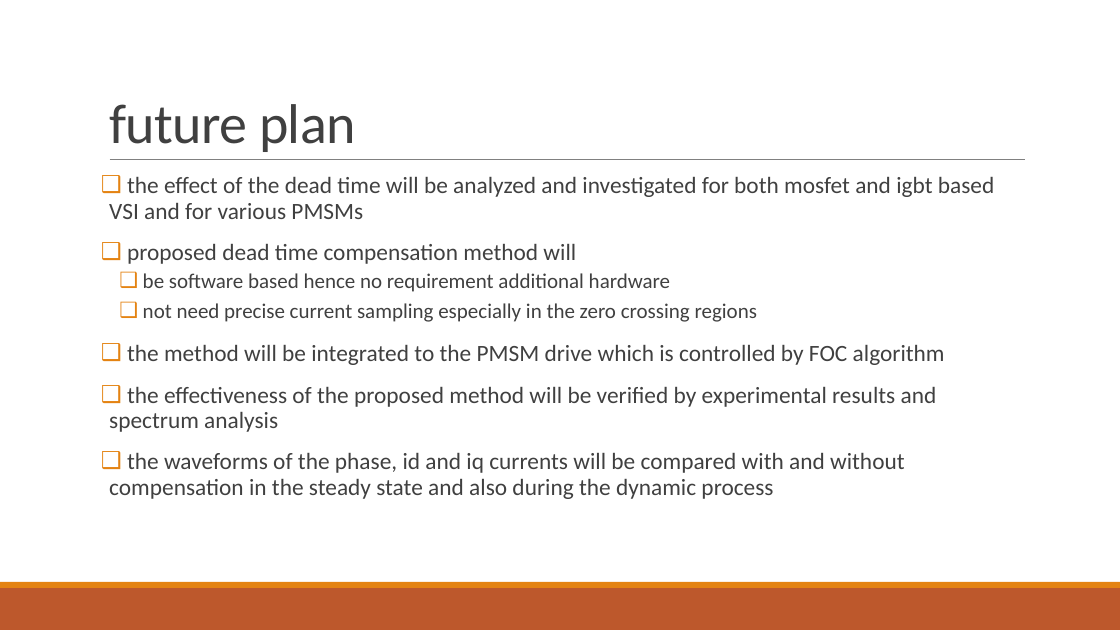
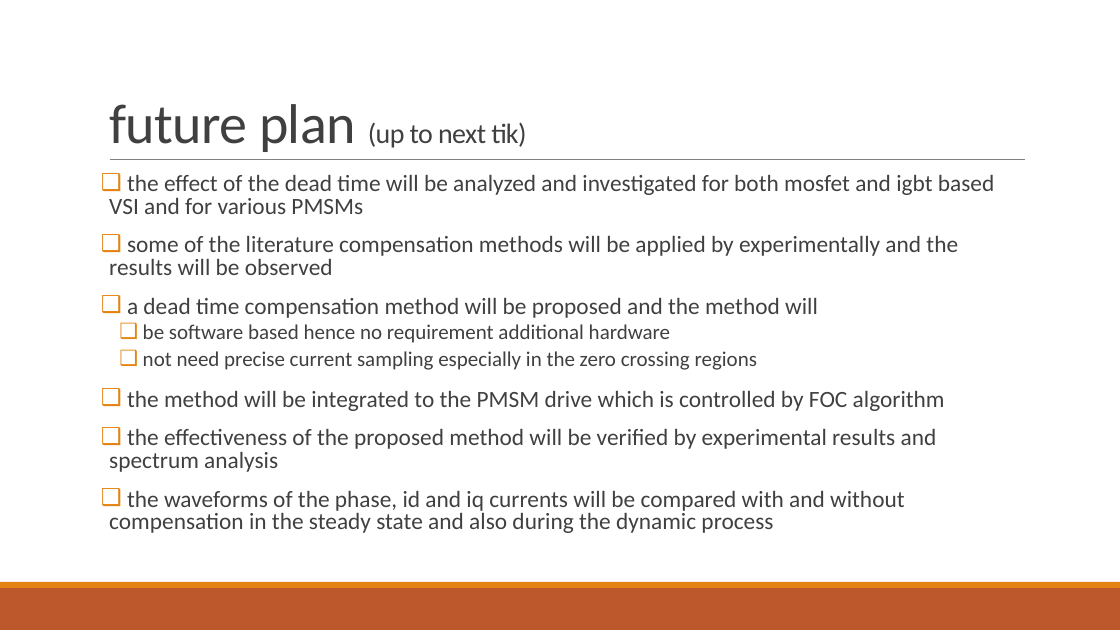
Before and after one commit to hyuruk/doktora, a slide deck: slide 11 of tik/tikMay2018.pptx (slide 10 before the commit). Drawn at 1120x630 pixels with LibreOffice and Linux fonts; fonts in the diff are those of the drawing. Boxes give left, top, right and bottom in pixels: in the first picture for what was removed or moved away, otherwise in the second. Text is boxed around its words. In the diff, an @@ line names an element or a change of style, - is before the commit and + after.

```diff
--- a/tik/tikMay2018.pptx
+++ b/tik/tikMay2018.pptx
@@ title at (109,104,526,152): text changed; size 48 to 24 pt @@
-future plan
+future plan (up to next tik)
@@ text at (109,175,994,533): line spacing 0.9 to 0.8 @@
@@ text at (109,236,958,318): text changed @@
-❑ proposed dead time compensation method will
+❑ some of the literature compensation methods will be applied by experimentally and the results will be observed
+❑ a dead time compensation method will be proposed and the method will
```
Also in this commit, not shown: 3 other slides changed, 5 slides added, 2 other files.
